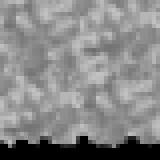
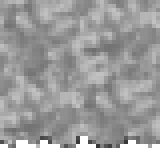
Revision of a layered 160x160 image; what changed, layer by layer:
painted on "Background" over left=0, top=136, right=160, bottom=160
